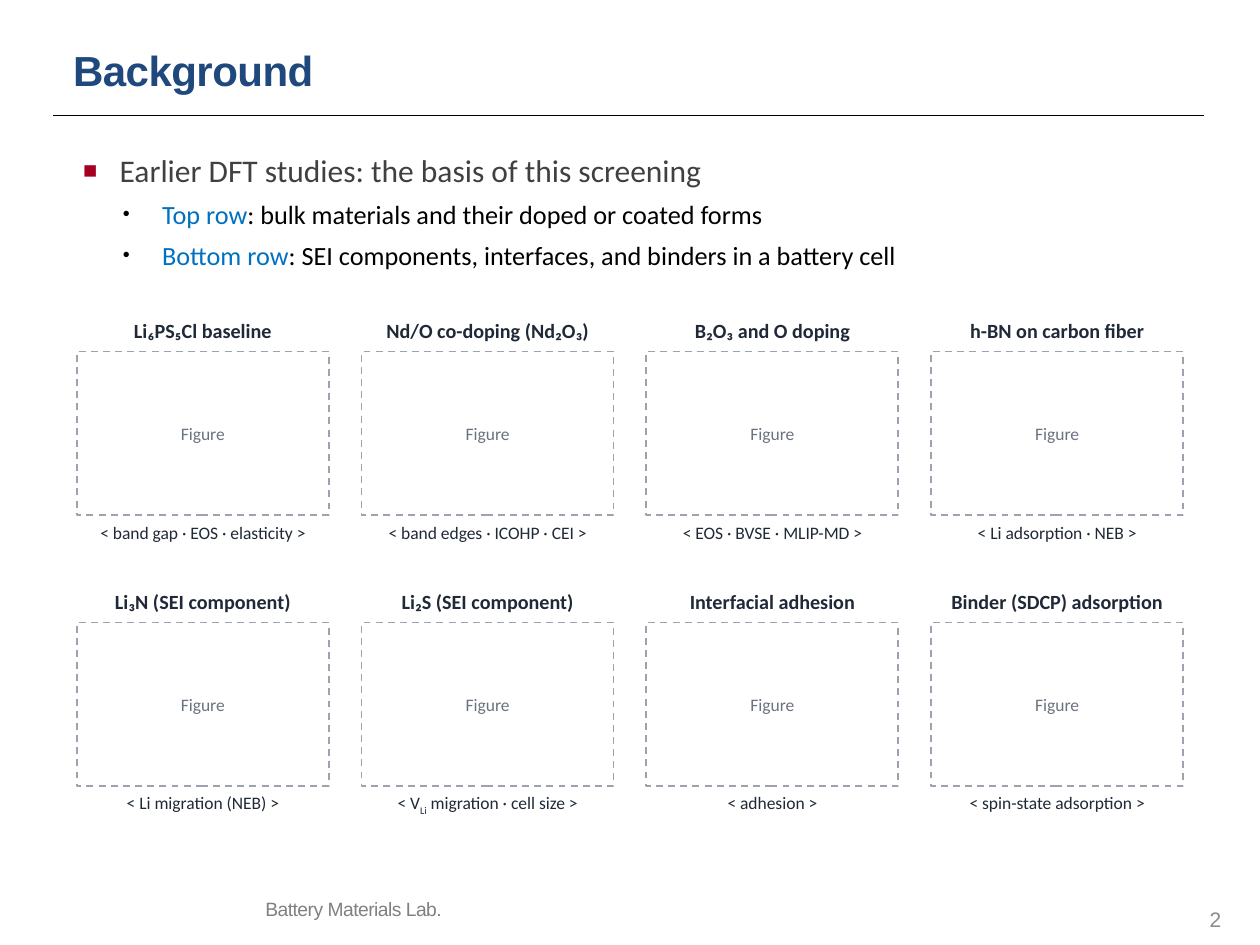
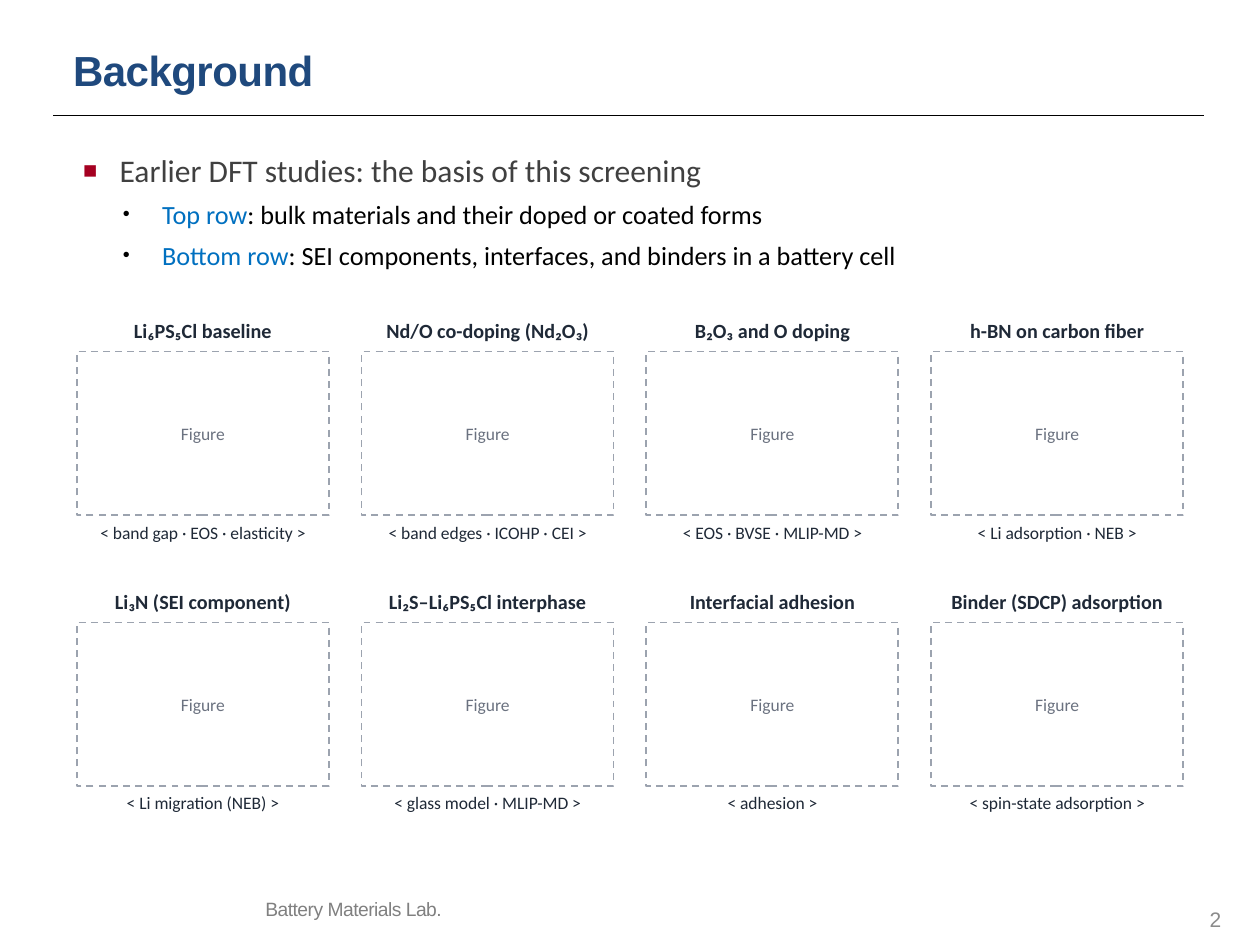
Before and after one commit to yonghoon7153-source/Yonghoon-DEM-DFT, a slide deck: slide 2 of kb/seminars/Research_Seminar_2026_10_13_cascade_progress_lean.pptx. Drawn at 1260x945 pixels with LibreOffice and Linux fonts; fonts in the diff are those of the drawing; background and template pictures are left out. Boxes give left, top, right and bottom in pixels: in the first picture for what was removed or moved away, otherwise in the second. Text is boxed around its words. In the diff, an @@ line names an element or a change of style, - is before the commit and + after.

```diff
--- a/kb/seminars/Research_Seminar_2026_10_13_cascade_progress_lean.pptx
+++ b/kb/seminars/Research_Seminar_2026_10_13_cascade_progress_lean.pptx
@@ text at box(389, 595, 586, 612): text changed @@
-Li₂S (SEI component)
+Li₂S–Li₆PS₅Cl interphase
@@ text at box(407, 797, 568, 812): text changed @@
-< VLi migration · cell size >
+< glass model · MLIP-MD >
```
Also in this commit, not shown: 8 other files.
